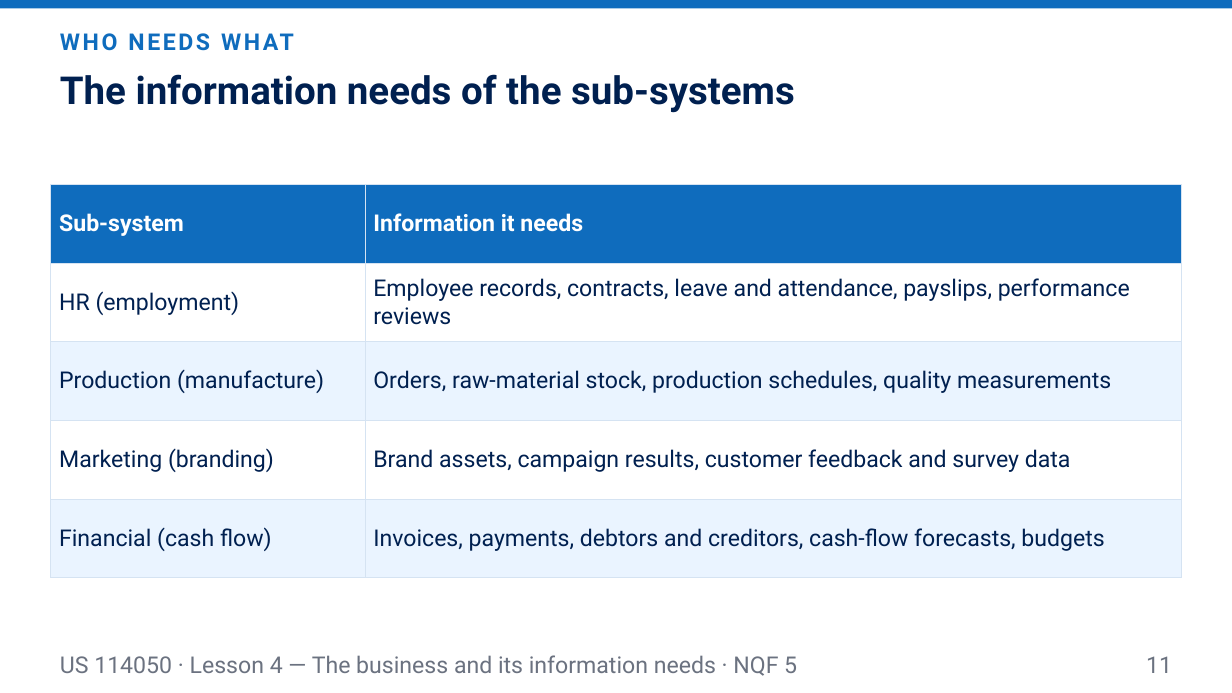
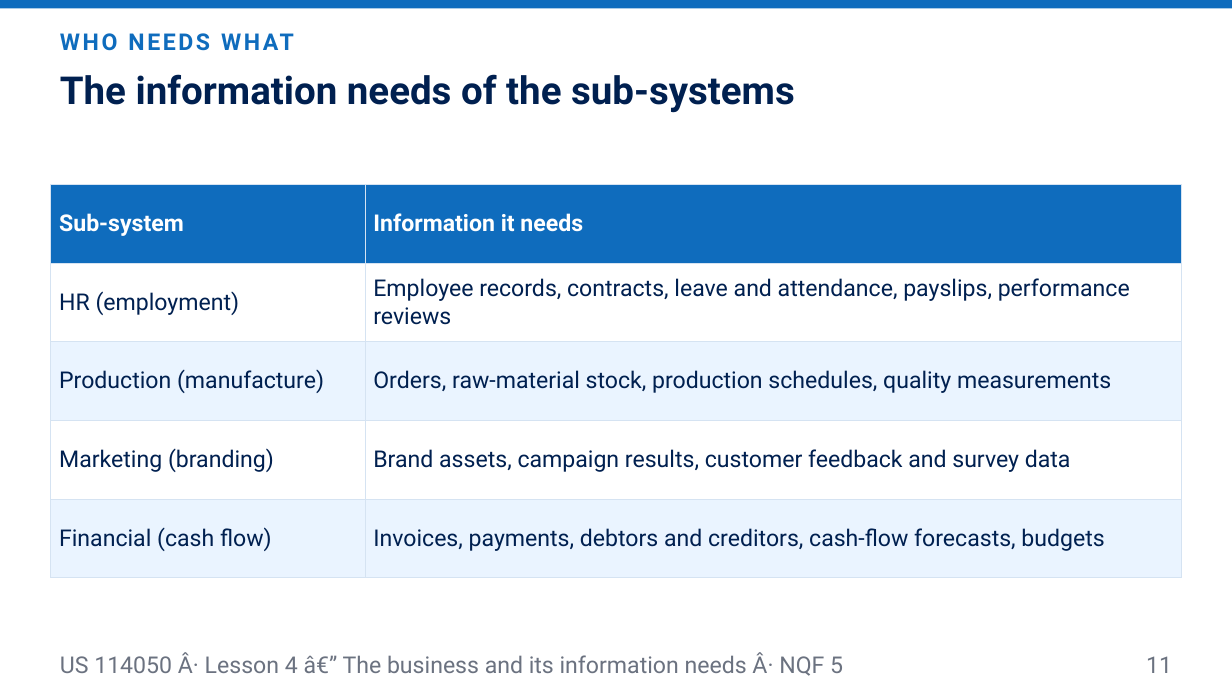
Before and after one commit to andrekyle/ITsystemsupport, a slide deck: slide 11 of public/downloads/US-114050-L4-Business-Information-Needs.pptx. Drawn at 1232x693 pixels with LibreOffice and Linux fonts; fonts in the diff are those of the drawing. Boxes give left, top, right and bottom in pixels: in the first picture for what was removed or moved away, otherwise in the second. Text is boxed around its words. In the diff, an @@ line names an element or a change of style, - is before the commit and + after.

```diff
--- a/public/downloads/US-114050-L4-Business-Information-Needs.pptx
+++ b/public/downloads/US-114050-L4-Business-Information-Needs.pptx
@@ text at [60,652,843,676]: text changed @@
-US 114050 · Lesson 4 — The business and its information needs · NQF 5
+US 114050 Â· Lesson 4 â€” The business and its information needs Â· NQF 5
```
Also in this commit, not shown: 12 other slides changed, 23 other files.
